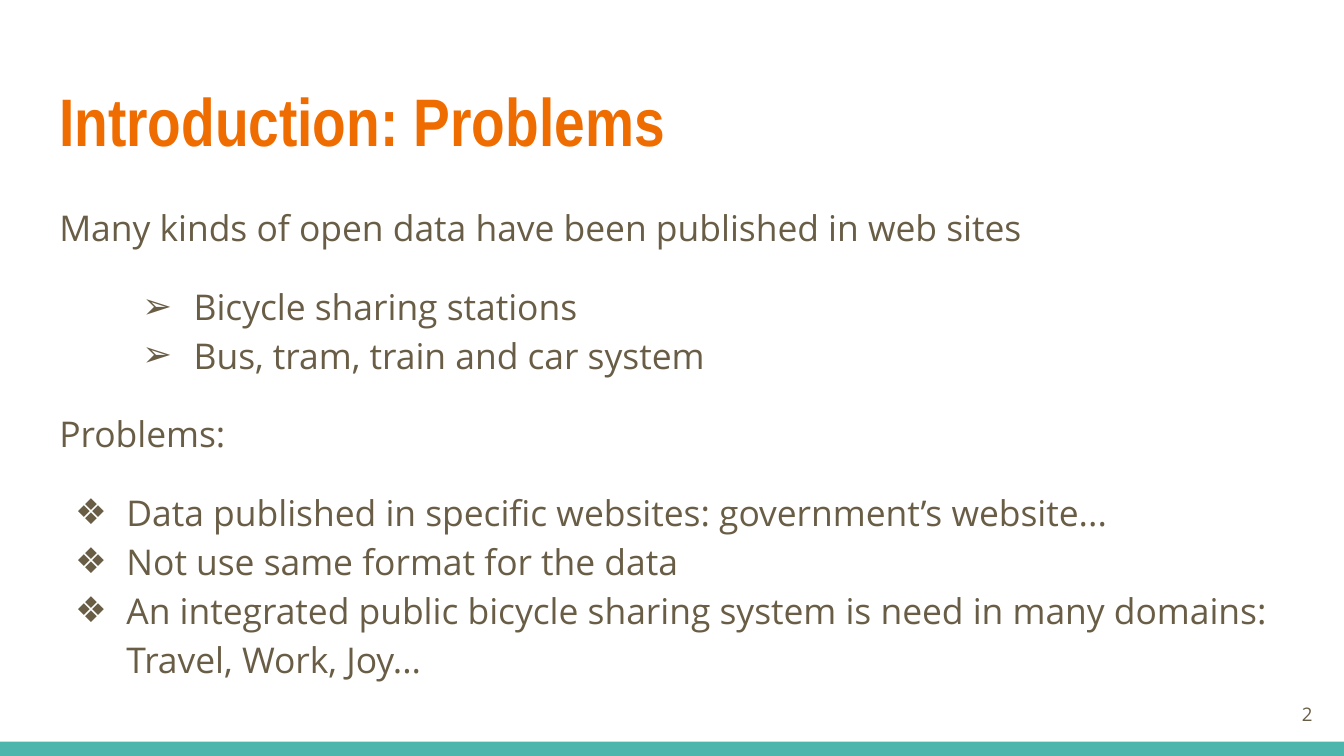
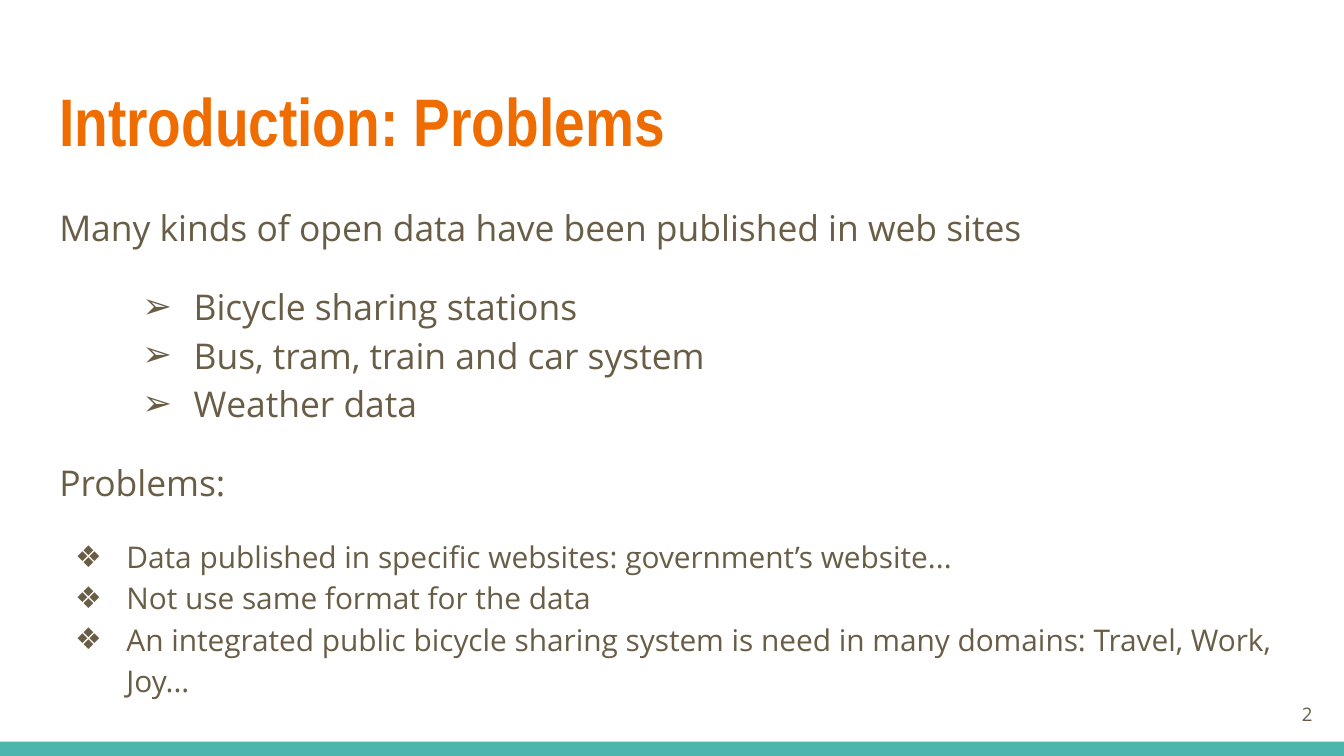
Before and after one commit to rgmprabodha/semanticwebroject, a slide deck: slide 2 of Public Bike System Equiped by Semantic Web.pptx. Drawn at 1344x756 pixels with LibreOffice and Linux fonts; fonts in the diff are those of the drawing. Boxes give left, top, right and bottom in pixels: in the first picture for what was removed or moved away, otherwise in the second. Text is boxed around its words. In the diff, an @@ line names an element or a change of style, - is before the commit and + after.

```diff
--- a/Public Bike System Equiped by Semantic Web.pptx
+++ b/Public Bike System Equiped by Semantic Web.pptx
@@ text at (194, 390, 418, 418): paragraph added @@
+  ➢ Weather data
@@ text at (126, 545, 1271, 699): size 19 to 16 pt in "Data published in specific websites: government’s website...", "Not use same format for the data", "An integrated public bicycle sharing system is ..." @@
```
Also in this commit, not shown: 2 other files.
